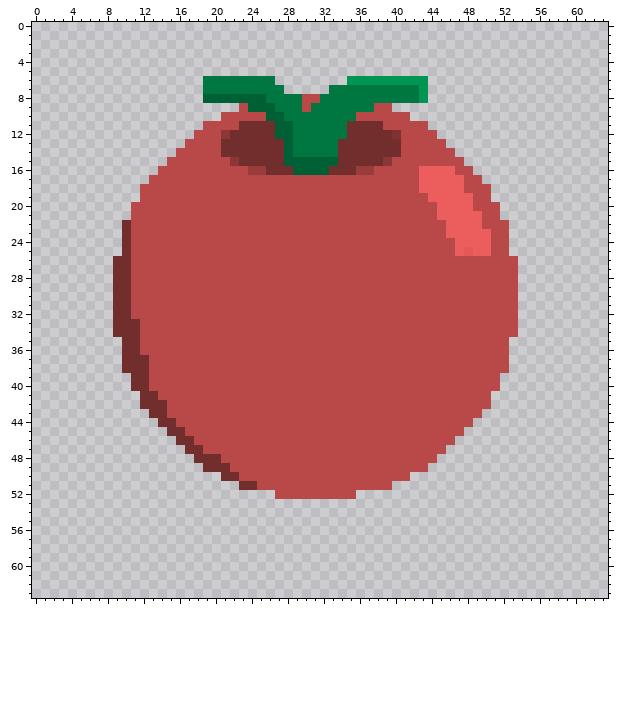
Pixel-art sprite, stored at Assets/yammy.png. Above: the version before the commit.
The file is 64x64 pixels. Colours within 5 levels of each other are drawn and written as one.
The same view after the edit:
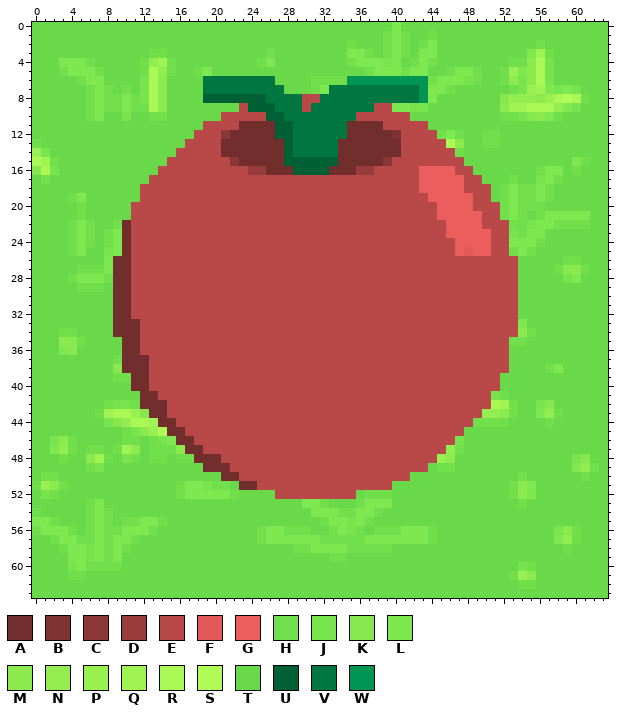
Palette (. is transparent): A #722d2d  B #7e3232  C #8c3737  D #983c3c  E #b94949  F #e35959  G #ec5d5d  H #71df4c  J #77e44e  K #86e74e  L #7de850  M #8cea4f  N #93ed50  P #99f051  Q #9ff352  R #aaf854  S #b0fb55  T #69d949  U #006035  V #007641  W #009552
Difference:
Changed rows in their new state; - is an unchanged pixel.
first column x 0:
 0 TTTTTTTTTTTTTTTTTTTTTTTTTTTTTTTTTTTTTTTTLTTTTTTTTTTTTTTTTTTTTTTT
 1 TTTTTTTTTTTTTTTTTTTTTTTTTTTTTTTTTTTTTTTHLHTTHTTTTTTTTTTTTTTTTTTT
 2 TTTTTTTTTTTTTTTTTTTTTTTTTTTTTTTTTTTHTTTHLHTHLTTTTTTTTTTTHTTTTTTT
 3 TTTTTTTTTTTTTHHTTTTTTTTTTTHTTTTTTTTLLHTHLHTLLTTTTTTTTTTLQHTTTTTT
 4 TTTLLLHTTTTTHNQHTTTTTTTTTHLTTTTTTTTHLLLJLTHLHTTTTTTTTHHMRJTTTTTT
 5 TTTHLLLHTTTTHRNHTTHLTTTTTTTTTTTTTTTTTHLLLHLLTTHLLHTTHPLMRJTTTTTT
 6 TTTTTHLLTTTTJRMTTTT--------TTTTHHHH---------HLLLJHTTHMJMRJTTTTTT
 7 TTTTTTHLHTHTJRMTTTT---------TTTHL-----------LLHTTTTTTHJPQLJLJTTT
 8 TTTTTTHLHHLHJRMTTTT-------------------------LTTTTTTTKNNNMPRSRHTT
 9 TTTTTTHLHHLHHRMTTTTTTTT-----------------LLJJTTTTTTTTMQQRRRNLJTTT
10 TTTTTTHLTTJTTHHTTTTTT---------------------TTTTTTTTTTHHJKMLHTTTTT
11 TTTTTTTTTTTTTTTTTTT-------------------------TTTTTTTTTTTTTTTTTTTT
12 TTTTTTTTTTTTTTTTTT---------------------------HLHTTHHTTTTTTTTTTTT
13 HTTTTTTTTTTTTTTTT-----------------------------RMTTHHTTTTTTTTTTTT
14 PJTTTTTTTTTTTTTT-------------------------------HTTTTTTTTTTTTTTTT
15 RQHTTTTTTTTTTTT---------------------------------TTTTTTTTTTTTLHTT
16 KRJTTTTTTTTTTT-----------------------------------TTTTTTTHLLTHTTT
17 THTTTTTTTTTTT-------------------------------------TTTHTTJLHTTTTT
18 TTTTTTTTTTTT---------------------------------------THLHHLHTTTTTT
19 TTTTHLTTTTTT---------------------------------------THLHHLHTTTTTT
20 TTTTTHTTTTT-----------------------------------------HLHHHTTTTTTT
21 TTTTTHTTTTT-----------------------------------------HLHTHLLLLLTT
22 TTTTHLHTTH-------------------------------------------HHJLLHHHHTT
23 TTTTHLHTHL-------------------------------------------JHLLTTTTTTT
24 TTTTHLHTHL-------------------------------------------LLLHTTTTTTT
25 TTTTHLTTJL-------------------------------------------HLHTTTTTTTT
26 TTTTTTTTL---------------------------------------------TTTTTHHTTT
27 TTTTTHHHL---------------------------------------------TTTTHMMHTT
28 TTTTHLLLH---------------------------------------------TTTTTJLTTT
29 TTTTTHHHT---------------------------------------------TTTTTTTTTT
30 TTTTTTTTT---------------------------------------------TTTTTTTTTT
31 TTTTTTTTT---------------------------------------------TTTTTTTTTT
32 TTTTTTTTT---------------------------------------------TTTTTTTTTT
33 TTTTTTTTT---------------------------------------------LTTTTTTTTT
34 TTTHHTTTT---------------------------------------------MHTTTTTTTT
35 TTTMMHTTTT-------------------------------------------HHTTTTTTTTT
36 TTTLKTTTTT-------------------------------------------TTTTTTTTTTT
37 TTTTTTTTTH-------------------------------------------TTTTTTTTTTT
38 TTTTTTTTTK-------------------------------------------TTTTHLTTTTT
39 TTTTTTTTTHH-----------------------------------------TTTTTTTTTTTT
40 TTTTTTTTTTT-----------------------------------------TTTTTTTTTTTT
41 TTTTTTTTTTTT---------------------------------------JHTTTTTTTTTTT
42 TTTTTTTTHJJH---------------------------------------RQHTTJKTTTTTT
43 TTTTTTTHQRRPK-------------------------------------NNMHTTLNHTTTTT
44 TTTTTTTTJKNRRQ-----------------------------------HHHHTTTTHTTTTTT
45 TTTTTTTTTTHJMPS---------------------------------TTTTTTTTTTTTTTTT
46 TTJMHTTTTTHHTHJL-------------------------------JTTTTTTTTTTTTTTTT
47 TTLNHTHHTHQMTHHHM-----------------------------NHTTTTTTTTTTTTTTTT
48 TTTHTTMQHTJHTHHTHH---------------------------PMTTTTTTTTTTTTTJKTT
49 TTTTTTHJTTTTTTTTTTT-------------------------THHTTTTTTTTTTTTTLNHT
50 THHTTTTTTTTTTTTTTTTTT---------------------TTTTTTTTTTTTHTTTTTTHTT
51 HPMHTTTTTTTTTTTTHLLJHHT-----------------TTTTTTTTTTTTTHMLTTTTTTTT
52 TJHTTTTTTTTTTTTTHLLLLLHTTTT---------THHHTTTTTTTTTTTTTHMLTTTTTTTT
53 TTTTTTHLTTTTTTTTTTTTTTTTTTTTTTLLHTTTHLLLTTTTTTTTTTTTTTHTTTTTTTTT
54 HTTTTTHLHTTTTTTTTTTTTTTTTTTTTTTLLLHHLLHTTTTTTTTTTTTTTTTTTTTTTTTT
55 LLHTTTHLHTHHLLHTTTTTTTTTTTTTTTTTHLLJLHTTTTTTTTTTTTTTTTTTTTTTTTTT
56 HLLLHTHLHHLLLHTTTTTTTTTTTHLLHHHTTHLJHTHHHLLLHTTTTTTTTTTTTTJMHTTT
57 TTHLLHHLHLLHTTTTTTTTTTTTTHLLLLLLHHHHHLLLLLLLHTTTTTTTTTTTTTLNHTTT
58 TTTHLLJLHLHTTTTTTTTTTTTTTTTTTHHLLLLHHHHHTTTTTTTTTTTTTTTTTTTHTTTT
59 TTTTLLJLHLTTTTTTTTTTTTTTTTTTTTTTTHHTTTTTTTTTTTTTTTTTTTTTTTTTTTTT
60 TTTTJLHHHHTTTTTTTTTTTTTTTTTTTTTTTTTTTTTTTTTTTTTTTTTTTTJHTTTTTTTT
61 TTTTHHTTTTTTTTTTTTTTTTTTTTTTTTTTTTTTTTTTTTTTTTTTTTTTTHPMTTTTTTTT
62 TTTTTTTTTTTTTTTTTTTTTTTTTTTTTTTTTTTTTTTTTTTTTTTTTTTTTTHHTTTTTTTT
63 TTTTTTTTTTTTTTTTTTTTTTTTTTTTTTTTTTTTTTTTTTTTTTTTTTTTTTTTTTTTTTTT
Pixel boxes of the changes (left, top, right, bottom) in both pictures:
added: (32, 22, 608, 598)
